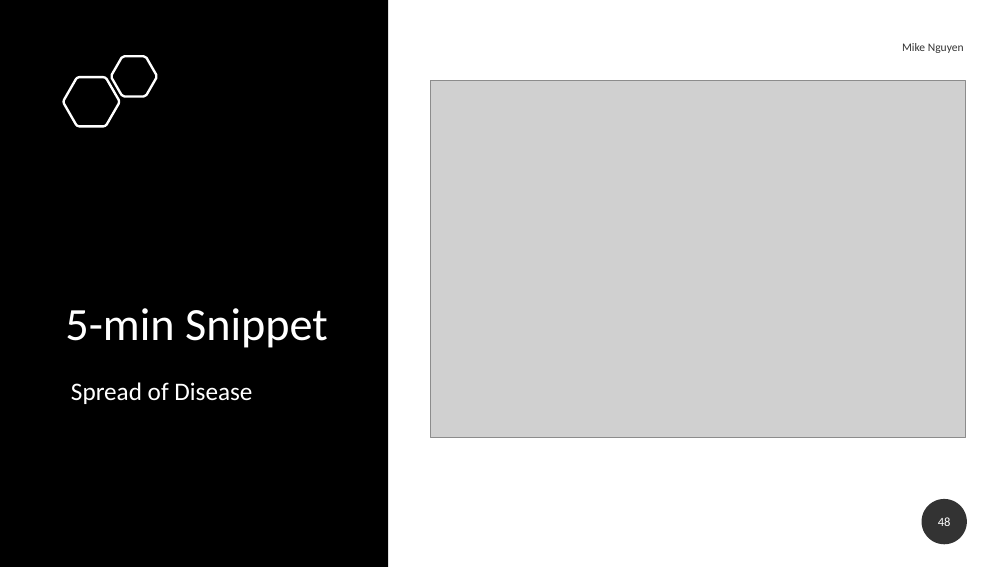
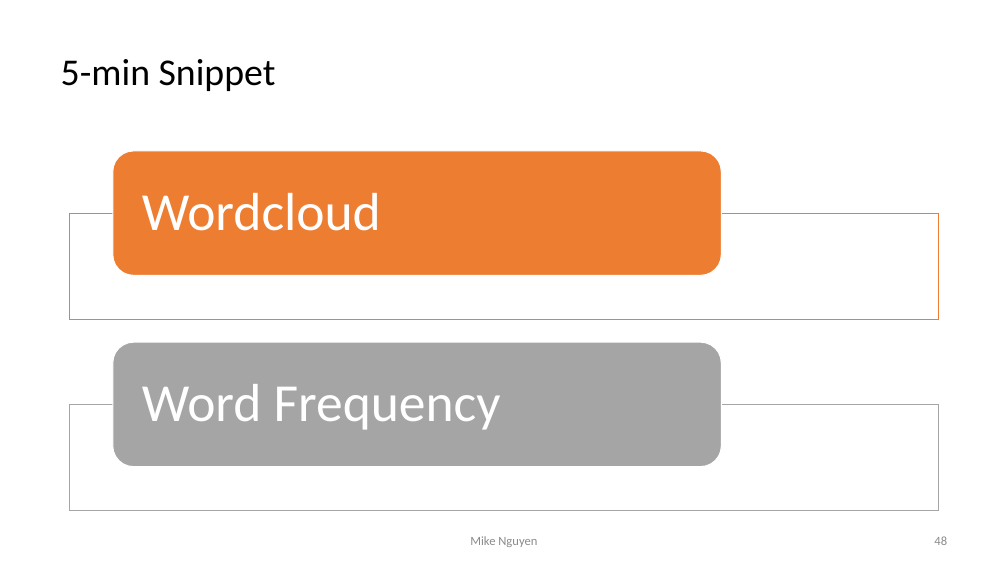
Before and after one commit to mikenguyen13/mar4050_S22, a slide deck: slide 48 of lectures/2/1_Marketing Research Process.pptx. Drawn at 1008x567 pixels with LibreOffice and Linux fonts; fonts in the diff are those of the drawing; grey boxes stand for pictures. Boxes give left, top, right and bottom in pixels: in the first picture for what was removed or moved away, otherwise in the second. Text is boxed around its words. In the diff, an @@ line names an element or a change of style, - is before the commit and + after.

```diff
--- a/lectures/2/1_Marketing Research Process.pptx
+++ b/lectures/2/1_Marketing Research Process.pptx
@@ rectangle removed at <box>0,0,388,567</box> @@
@@ title "5-min Snippet": place and size @@
-title "5-min Snippet" at <box>65,308,328,348</box>
+title "5-min Snippet" at <box>61,59,276,91</box>
@@ title "5-min Snippet" at <box>61,59,276,91</box>: size 44 to 36 pt, text colour #FFFFFF to #000000; vertical alignment bottom to middle @@
@@ freeform shape removed at <box>111,57,157,97</box> @@
@@ freeform shape removed at <box>64,77,119,126</box> @@
@@ picture removed at <box>431,81,966,438</box> @@
@@ text removed at <box>71,382,252,404</box> @@
-Spread of Disease
@@ group added at <box>70,151,939,511</box>: 2 rectangles, 2 rounded rectangles, 2 texts @@
+Wordcloud
+Word Frequency
@@ text "Mike Nguyen": place and size @@
-text "Mike Nguyen" at <box>902,43,964,53</box>
+text "Mike Nguyen" at <box>470,536,537,547</box>
@@ text "Mike Nguyen" at <box>470,536,537,547</box>: size 11 to 12 pt, text colour #000000 at 80% opacity to #8C8C8C; alignment right to centre @@
@@ page number: place and size @@
-page number at <box>922,499,967,544</box>
+page number at <box>934,536,947,545</box>
@@ page number at <box>934,536,947,545</box>: text colour #FFFFFF to #8C8C8C; alignment centre to right; fill #000000 at 80% opacity to none @@
```
Also in this commit, not shown: 2 other files.
